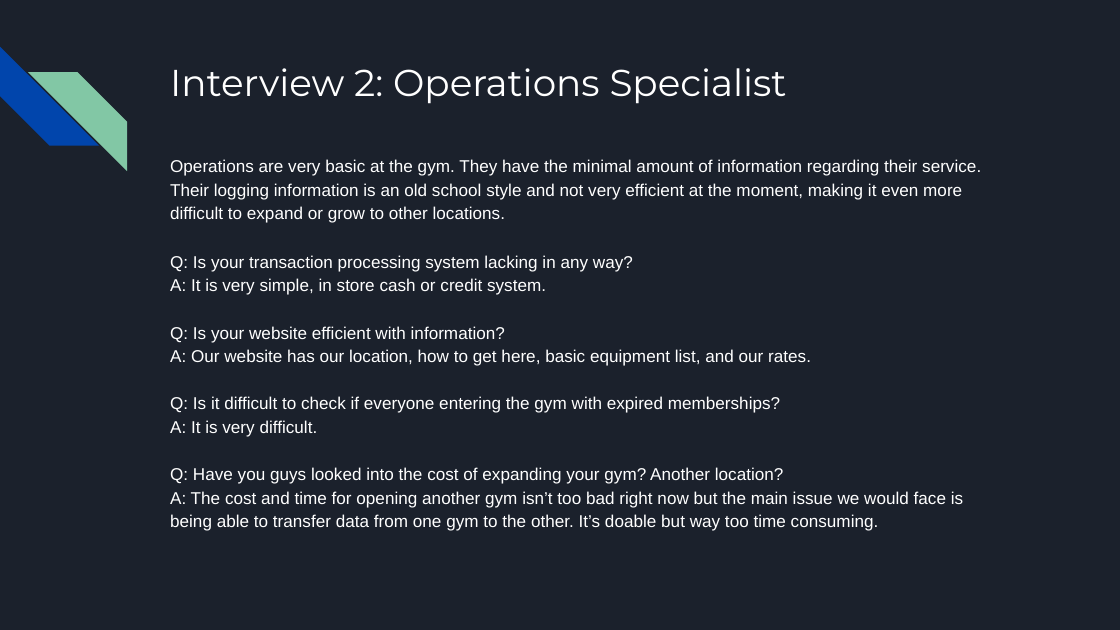
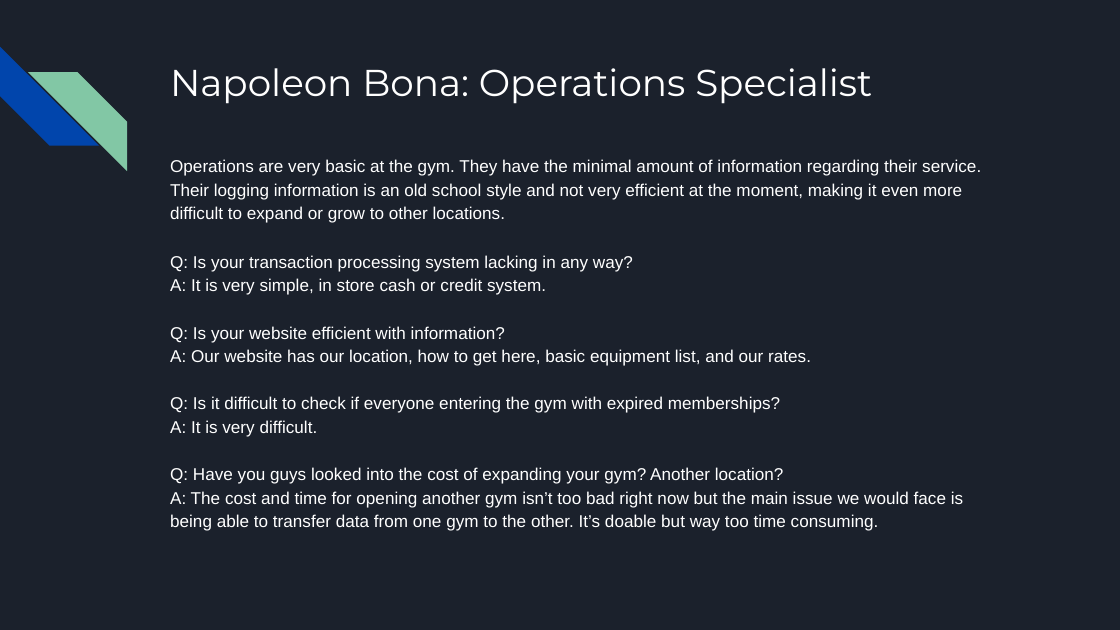
Before and after one commit to Dexterasoft/436GymModernization, a slide deck: slide 7 of Deliverable2/Gym Modernization_ Deliverable II.pptx (slide 4 before the commit). Drawn at 1120x630 pixels with LibreOffice and Linux fonts; fonts in the diff are those of the drawing. Boxes give left, top, right and bottom in pixels: in the first picture for what was removed or moved away, otherwise in the second. Text is boxed around its words. In the diff, an @@ line names an element or a change of style, - is before the commit and + after.

```diff
--- a/Deliverable2/Gym Modernization_ Deliverable II.pptx
+++ b/Deliverable2/Gym Modernization_ Deliverable II.pptx
@@ title at [170, 68, 872, 104]: text changed @@
-Interview 2: Operations Specialist
+Napoleon Bona: Operations Specialist
```
Also in this commit, not shown: 2 other slides changed, 3 slides added.
